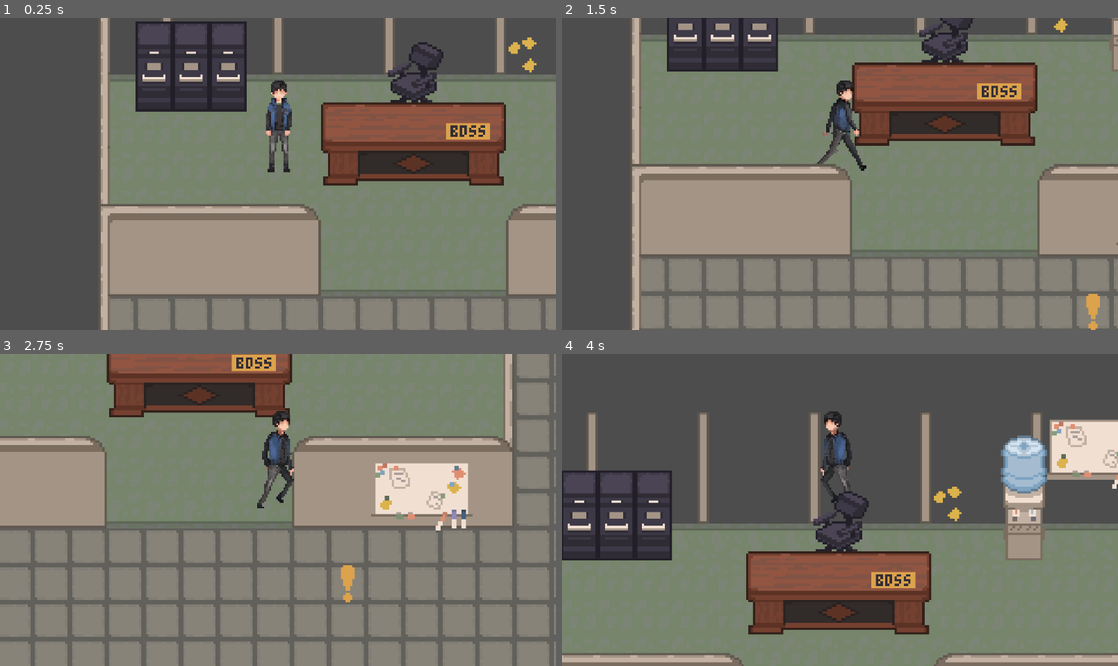
Above: before the commit, frames 1-4 (two rows, left to right).
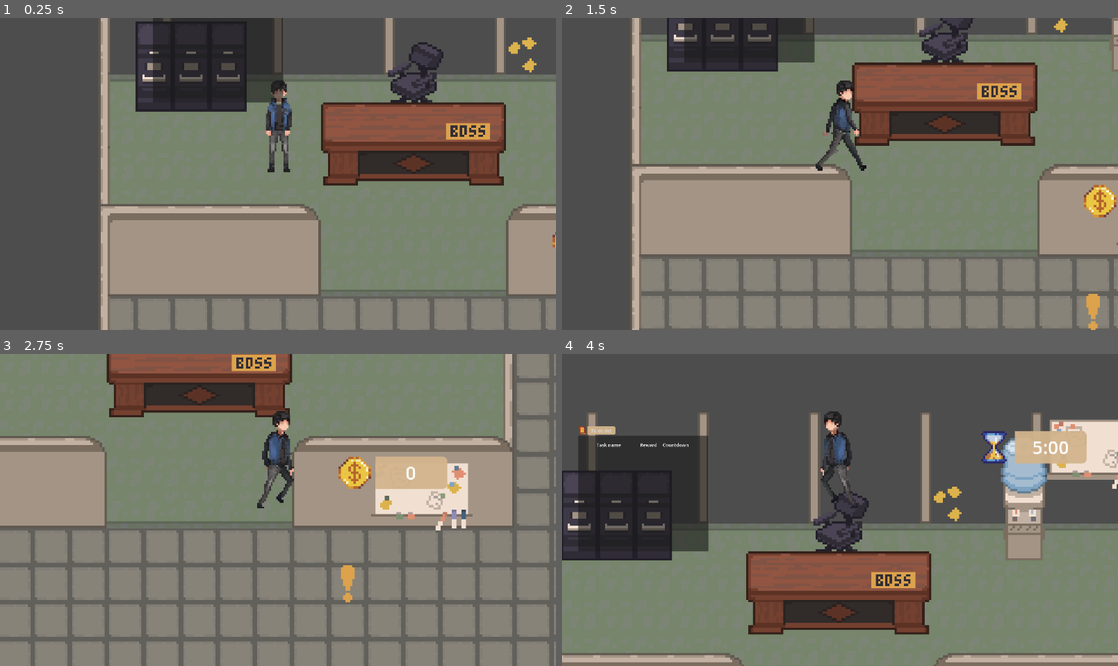
Above: after the commit, the same moments.

Repository: dh2650-overworked/Overworked
Game: Godot game, scene res://scenes/main.tscn
Two runs of this game, one before a commit and one after it. Both use one fixed random seed, a clock stepped at 60 frames per second and the inputs below. Before the commit the project starts from res://scenes/levels/office.tscn.
Inputs:
- Up to frame 1 (0.25 s): no input
- Up to frame 2 (1.5 s): tap Enter at 0.5 s; hold D (move_right) 0.53-1.28 s; hold E (interact) 0.53-1.28 s; hold S (move_back) from 1.28 s (still down); tap R at 1.35 s
- Up to frame 3 (2.75 s): release S (move_back) at 2.03 s; hold D (move_right) from 2.03 s (still down); tap F at 2.1 s
- Up to frame 4 (4 s): release D (move_right) at 2.78 s; hold W (move_forward) 2.78-3.53 s; tap T at 2.85 s; hold A (move_left) from 3.53 s (still down); hold E (interact) from 3.53 s (still down)

The runs differ from the first frame. In frame 1, 4.5% of the frame differs, in the area x 27-100%, y 0-75%; in frame 2, 2.9%; in frame 3, 1.7%; in frame 4, 8.7%, in the area x 2-95%, y 23-64%.
Error after the commit: Parse Error: Identifier "TaskManager" not declared in the current scope. (res://scripts/main.gd:15)

Commit message:
Put together components in

Diff:
--- a/project.godot
+++ b/project.godot
@@ -11,7 +11,7 @@
 [application]
 
 config/name="Overwork"
-run/main_scene="uid://2hisqf0xy7uj"
+run/main_scene="uid://c4mainscene01"
 config/features=PackedStringArray("4.6", "Forward Plus")
 config/icon="res://icon.svg"
 
--- a/scenes/levels/office.tscn
+++ b/scenes/levels/office.tscn
@@ -1,8 +1,7 @@
 [gd_scene format=4 uid="uid://2hisqf0xy7uj"]
 
-[ext_resource type="Script" uid="uid://bm4vdrlj4tc2e" path="res://scenes/levels/music.gd" id="1_dmpnx"]
+[ext_resource type="Script" path="res://scenes/levels/music.gd" id="1_dmpnx"]
 [ext_resource type="PackedScene" uid="uid://bmacq5xie8df5" path="res://assets/tiles/officeTileMap.tscn" id="1_xwr5g"]
-[ext_resource type="PackedScene" uid="uid://cmloix88chstb" path="res://scenes/player/Player.tscn" id="2_lhigv"]
 
 [node name="office" type="Node2D" unique_id=856302002]
 y_sort_enabled = true
@@ -23,11 +22,3 @@
 [node name="TileMapDecor" parent="GameTileMap" unique_id=1422637923 instance=ExtResource("1_xwr5g")]
 y_sort_enabled = true
 tile_map_data = PackedByteArray("AAANAAgAAAAUAAMAAAAKAAIAAAAYAAIAAAAJAAQAAAAUAAcAAAALAAoAAQAAAAAAAQAdAAIAAQAAAAAAAgAUAAkAAQAAAAAAAwA=")
-
-[node name="Player" parent="." unique_id=470434658 instance=ExtResource("2_lhigv")]
-y_sort_enabled = false
-position = Vector2(123, 182)
-scale = Vector2(1.5, 1.5)
-metadata/_edit_lock_ = true
-
-[node name="Camera2D" type="Camera2D" parent="Player" unique_id=500454116]
--- a/scenes/main.tscn
+++ b/scenes/main.tscn
@@ -1,22 +1,26 @@
 [gd_scene format=3 uid="uid://c4mainscene01"]
 
-[ext_resource type="Script" path="res://scripts/main.gd" id="1_main"]
+[ext_resource type="Script" uid="uid://bvavhhbwea3ud" path="res://scripts/main.gd" id="1_main"]
 [ext_resource type="PackedScene" uid="uid://c4todolist001" path="res://scenes/ui/todo_list_ui.tscn" id="2_todo"]
 [ext_resource type="PackedScene" uid="uid://pixelabel001" path="res://scenes/ui/pixel_label.tscn" id="3_pixel"]
 [ext_resource type="Texture2D" uid="uid://b8bk78r1vdoev" path="res://assets/icons/time.png" id="4_time"]
 [ext_resource type="Texture2D" uid="uid://b7kf5aukr8e7" path="res://assets/icons/coin.png" id="5_coin"]
+[ext_resource type="PackedScene" uid="uid://2hisqf0xy7uj" path="res://scenes/levels/office.tscn" id="6_o6xl0"]
+[ext_resource type="PackedScene" uid="uid://pgxtpv3h0107" path="res://scenes/player/Player.tscn" id="7_tipki"]
 
 [node name="Main" type="Node" unique_id=2091917942]
 script = ExtResource("1_main")
 
 [node name="CanvasLayer" type="CanvasLayer" parent="." unique_id=1593975202]
 layer = 10
+follow_viewport_enabled = true
 
 [node name="TodoListUI" parent="CanvasLayer" unique_id=1378710553 instance=ExtResource("2_todo")]
-offset_left = 27.0
-offset_top = 101.0
-offset_right = 477.0
-offset_bottom = 601.0
+offset_left = 15.0
+offset_top = 12.0
+offset_right = 465.0
+offset_bottom = 512.0
+scale = Vector2(0.25, 0.25)
 
 [node name="TimeLabel" parent="CanvasLayer" unique_id=2004680778 instance=ExtResource("3_pixel")]
 anchors_preset = 1
@@ -55,5 +59,15 @@
 custom_minimum_size = Vector2(50, 0)
 text = "0"
 
+[node name="office" parent="." unique_id=856302002 instance=ExtResource("6_o6xl0")]
+
+[node name="Player" parent="." unique_id=470434658 instance=ExtResource("7_tipki")]
+y_sort_enabled = false
+position = Vector2(123, 182)
+scale = Vector2(1.5, 1.5)
+metadata/_edit_lock_ = true
+
+[node name="Camera2D" type="Camera2D" parent="Player" unique_id=673297237]
+
 [editable path="CanvasLayer/TimeLabel"]
 [editable path="CanvasLayer/MoneyLabel"]
--- a/scenes/player/Player.tscn
+++ b/scenes/player/Player.tscn
@@ -1,6 +1,6 @@
 [gd_scene format=3 uid="uid://pgxtpv3h0107"]
 
-[ext_resource type="Script" uid="uid://ckqlfu6l0ry0b" path="res://scenes/player/player.gd" id="1_gfjak"]
+[ext_resource type="Script" path="res://scripts/player.gd" id="1_gfjak"]
 [ext_resource type="Texture2D" uid="uid://brhypqe3j0mxe" path="res://assets/[Free Asset] Pixel Boy 32x64 Animation/boy-32x64-idle-walk.png" id="1_wr5hl"]
 [ext_resource type="PackedScene" uid="uid://brhsnuvptghtm" path="res://assets/interactables/interacting_component.tscn" id="3_4kuee"]
 
Not shown, added: scenes/main.tscn1051403576.tmp
